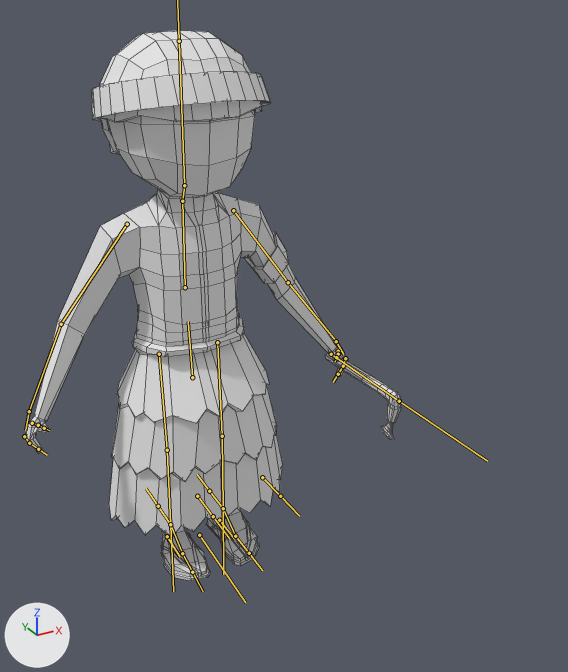
An edit to the FBX model Map/Assets/Models/Summerian_civil/summerian_civil_axe.fbx, drawn before and after from the same camera.
One viewpoint serves both versions: a camera (50 mm lens) standing at (-7.17, -18.16, 15.24) and looking at (1.86, -1.76, 7.04). Arrows for +X, +Y and +Z are at lower left; the lights stay in place. The bones that bend it are drawn over the model as lines. Mesh edges are drawn as thin lines.

The first picture shows 'Summerian Civil'.
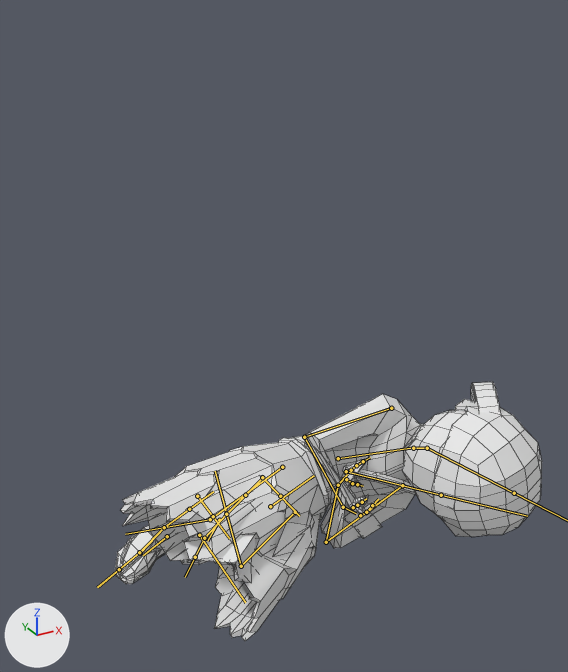
The newer file adds an action. The first version stands in its rest pose; the second is drawn at frame 40 of the action 'Armature|Sumerian_Civil_Axe_Dead'.

Location of each change, (x1, y1, x2, y2) in pixels of the pictures (568 x 672 px):
'Summerian Civil', posed (14% wider, 53% shorter)
    before: (26, 31, 401, 581)
    after: (115, 382, 542, 641)
bone 'abdomen', root to tip
    before: (192, 377) to (188, 321)
    after: (270, 506) to (314, 475)
bone 'pecho', root to tip
    before: (185, 287) to (182, 200)
    after: (338, 458) to (414, 447)
bone 'cabeza', root to tip
    before: (184, 185) to (179, 41)
    after: (427, 448) to (514, 493)
bone 'brazo_L', root to tip
    before: (233, 210) to (288, 282)
    after: (402, 485) to (326, 542)
bone 'antebrazo_L', root to tip
    before: (288, 282) to (336, 341)
    after: (326, 542) to (338, 485)
bone 'mano_L', root to tip
    before: (336, 341) to (343, 354)
    after: (338, 485) to (347, 474)
bone 'Hacha', root to tip
    before: (331, 354) to (399, 401)
    after: (346, 471) to (441, 495)
bone 'brazo_R', root to tip
    before: (127, 224) to (61, 324)
    after: (391, 408) to (304, 437)
bone 'antebrazo_R', root to tip
    before: (61, 324) to (29, 411)
    after: (304, 437) to (343, 507)
bone 'mano_R', root to tip
    before: (29, 411) to (25, 430)
    after: (343, 507) to (356, 513)
bone 'femur_L', root to tip
    before: (217, 342) to (222, 436)
    after: (295, 512) to (241, 566)
bone 'tibia_L', root to tip
    before: (222, 436) to (223, 508)
    after: (241, 566) to (226, 513)
bone 'femur_R', root to tip
    before: (159, 354) to (167, 450)
    after: (282, 467) to (210, 519)
bone 'tibia_R', root to tip
    before: (167, 450) to (170, 524)
    after: (210, 519) to (164, 527)
bone 'pie_L_control', root to tip
    before: (219, 520) to (234, 539)
    after: (219, 520) to (207, 541)
bone 'pie_L', root to tip
    before: (223, 508) to (235, 536)
    after: (226, 514) to (204, 538)
bone 'dedos_pie_L', root to tip
    before: (235, 536) to (249, 553)
    after: (204, 538) to (195, 557)
bone 'pie_R_control', root to tip
    before: (167, 536) to (180, 557)
    after: (167, 536) to (143, 555)
bone 'pie_R', root to tip
    before: (170, 524) to (182, 553)
    after: (164, 527) to (139, 552)
bone 'dedos_pie_R', root to tip
    before: (182, 553) to (192, 572)
    after: (139, 552) to (119, 569)

The edits, one by one:
Bone 'abdomen' (bone_abdomen) moves from (0.0, 0.0, 0.0) to (-0.52, -4.09, 1.98).
Bone 'abdomen' (bone_abdomen) turns from (0, 0, 0) to (63, 22, -29) degrees about its own x, y and z.
Bone 'pecho' (bone_pecho) turns from (0, 0, 0) to (-34, -1, -3) degrees about its own x, y and z.
Bone 'cabeza' (bone_cabeza) turns from (0, 0, 0) to (-53, 3, 8) degrees about its own x, y and z.
Bone 'brazo_L' (bone_brazo_l) turns from (0, 0, 0) to (-30, -20, -23) degrees about its own x, y and z.
Bone 'antebrazo_L' (bone_antebrazo_l) turns from (0, 0, 0) to (-88, -46, -20) degrees about its own x, y and z.
Bone 'mano_L' (bone_mano_l) turns from (0, 0, 0) to (-2, -2, -21) degrees about its own x, y and z.
Bone 'Hacha' (bone_hacha) moves from (0.0, 0.0, 0.0) to (0.25, 0.17, -0.01).
Bone 'Hacha' (bone_hacha) turns from (0, 0, 0) to (20, 1, 58) degrees about its own x, y and z.
Bone 'brazo_R' (bone_brazo_r) turns from (0, 0, 0) to (-30, 20, 23) degrees about its own x, y and z.
Bone 'antebrazo_R' (bone_antebrazo_r) turns from (0, 0, 0) to (-68, 50, 28) degrees about its own x, y and z.
Bone 'mano_R' (bone_mano_r) turns from (0, 0, 0) to (-15, 15, 16) degrees about its own x, y and z.
Bone 'femur_L' (bone_femur_l) turns from (0, 0, 0) to (32, 44, 11) degrees about its own x, y and z.
Bone 'tibia_L' (bone_tibia_l) turns from (0, 0, 0) to (62, -55, 86) degrees about its own x, y and z.
Bone 'femur_R' (bone_femur_r) turns from (0, 0, 0) to (16, 43, 3) degrees about its own x, y and z.
Bone 'tibia_R' (bone_tibia_r) turns from (0, 0, 0) to (81, -14, 21) degrees about its own x, y and z.
Bone 'pie_L_control' (bone_pie_l_control) turns from (0, 0, 0) to (0, 0, -45) degrees about its own x, y and z.
Bone 'pie_L' (bone_pie_l) moves from (0.0, 0.0, 0.0) to (-0.43, 0.1, 0.03).
Bone 'pie_L' (bone_pie_l) turns from (0, 0, 0) to (-2, 0, -26) degrees about its own x, y and z.
Bone 'dedos_pie_L' (bone_dedos_pie_l) turns from (0, 0, 0) to (4, 10, 24) degrees about its own x, y and z.
Bone 'pie_R_control' (bone_pie_r_control) turns from (0, 0, 0) to (0, 0, -62) degrees about its own x, y and z.
Bone 'pie_R' (bone_pie_r) moves from (0.0, 0.0, 0.0) to (-0.24, 0.03, 0.06).
Bone 'pie_R' (bone_pie_r) turns from (0, 0, 0) to (-4, 0, -14) degrees about its own x, y and z.
Bone 'dedos_pie_R' (bone_dedos_pie_r) turns from (0, 0, 0) to (4, 5, 13) degrees about its own x, y and z.
